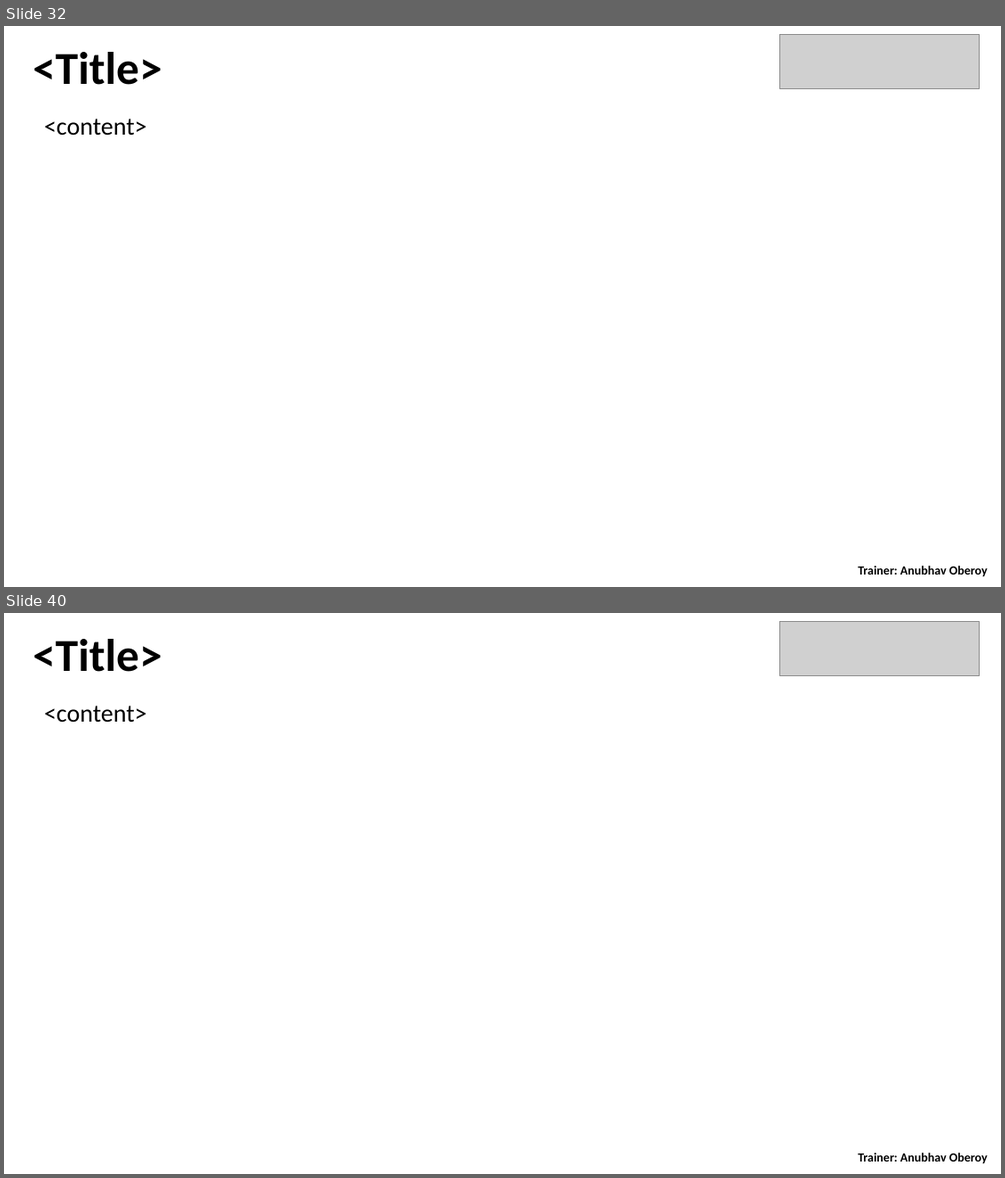
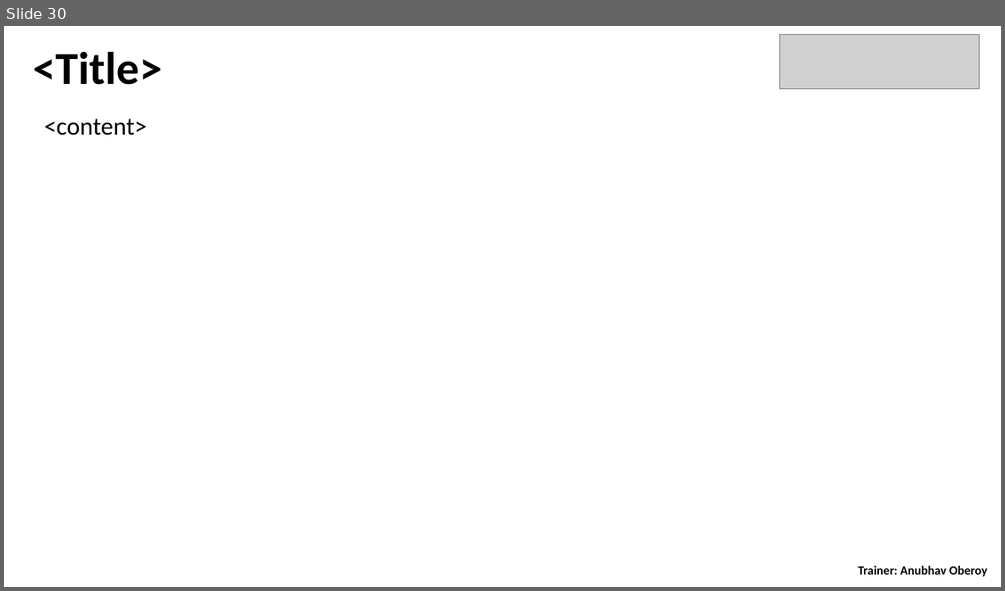
Before and after one commit to Grayser93/S4D400_Introduction_to_ABAP_on_S4HANA, a slide deck: day 4/S4D400 - Day 4.pptx. Shown one above the other, each under a label of ours: slides 32 and 40 before the commit, slide 30 after it; the slides between them are not shown. The pictures are 1005x1178 and 1005x591 pixels, drawn with LibreOffice and Linux fonts; fonts in the diff are those of the drawing; grey boxes stand for pictures. Boxes give left, top, right and bottom in pixels: in the first picture for what was removed or moved away, otherwise in the second. Text is boxed around its words. In the diff, an @@ line names an element or a change of style, - is before the commit and + after.

```diff
--- a/day 4/S4D400 - Day 4.pptx
+++ b/day 4/S4D400 - Day 4.pptx
@@ slide 32 removed at bbox=[4, 26, 1001, 587], background #FFFFFF @@
@@ text removed at bbox=[32, 52, 162, 85] @@
-<Title>
@@ picture removed at bbox=[779, 35, 979, 89] @@
@@ text removed at bbox=[44, 119, 147, 135] @@
-<content>
@@ text removed at bbox=[858, 565, 987, 577] @@
-Trainer: Anubhav Oberoy
@@ what was slide 40 is now slide 30 @@
```
Also in this commit, not shown: 11 slides changed, 1 slide added, 10 other slides removed, 6 other files.
